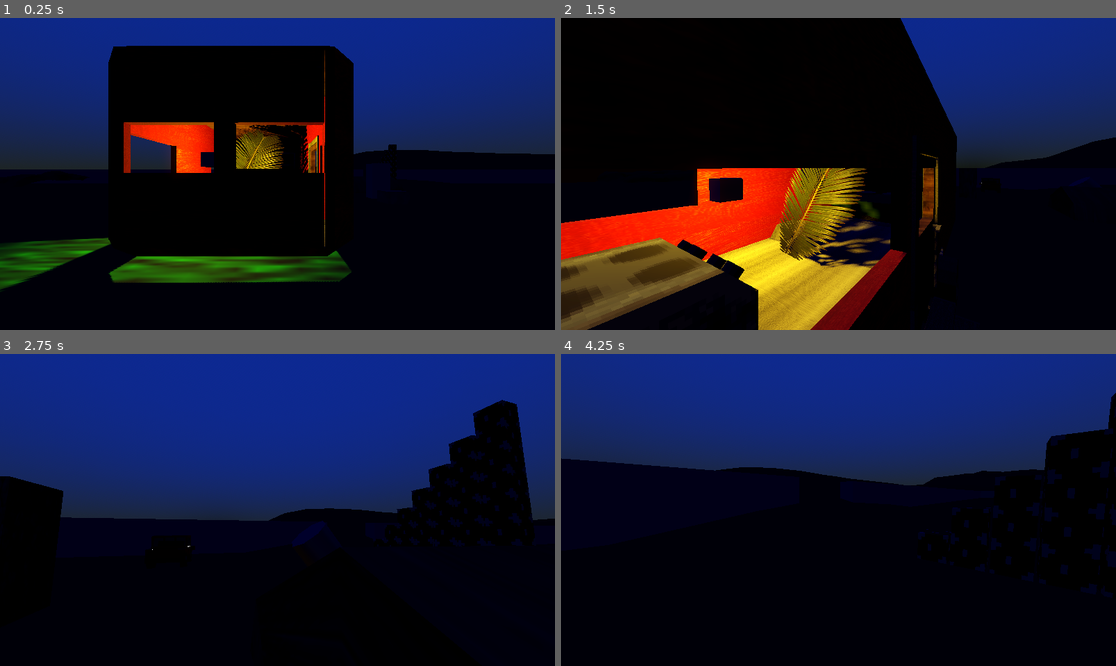
Above: before the commit, frames 1-4 (two rows, left to right).
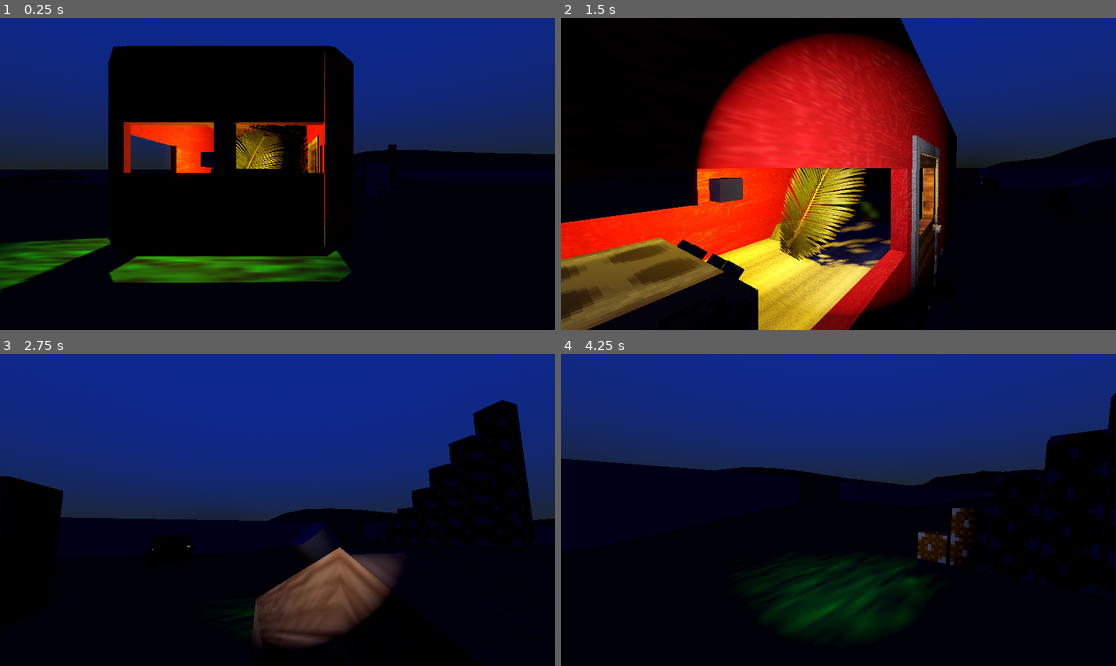
Above: after the commit, the same moments.

Repository: Solaros711/lockertesting
Game: Godot game, scene res://scenes/world.tscn
Same seed, same stepped clock (60 frames per second), same inputs: the game is played once before the commit and once after it.
Inputs (mouse positions are in pixels of both pictures, inside the frame that each line leads up to):
- Up to frame 1 (0.25 s): no input
- Up to frame 2 (1.5 s): move the mouse to (866, 174) at 0.52 s; hold W (forward) from 0.53 s (still down); tap F (flashlight, bound only after the commit) at 0.6 s; tap Space (jump) at 0.77 s; move the mouse to (810, 174) at 1.27 s; tap E (interact) at 1.35 s
- Up to frame 3 (2.75 s): keep holding W (forward); tap Space (jump) at 1.52 s; tap F (flashlight, bound only after the commit) at 1.55, 2.3 s; move the mouse to (288, 503) at 2.02 s; hold Shift (sprint) from 2.03 s (still down)
- Up to frame 4 (4.25 s): keep holding W (forward); move the mouse to (832, 516) at 2.77 s; release Shift (sprint) at 2.78 s; tap F (flashlight, bound only after the commit) at 2.85, 3.6 s; tap Space (jump) at 3.02, 3.77 s; move the mouse to (877, 513) at 3.52 s

The runs differ from the first frame. In frame 2, 25% of the frame differs, in the area x 24-70%, y 4-96%; in frame 3, 5.4%; in frame 4, 4.6%.

Commit message:
Added flashlight function, press f to turn flashlight on, still need to work on producing shadows.

Diff:
--- a/project.godot
+++ b/project.godot
@@ -68,6 +68,11 @@
 "events": [Object(InputEventKey,"resource_local_to_scene":false,"resource_name":"","device":-1,"window_id":0,"alt_press …(192 unchanged characters)…
 ]
 }
+flashlight={
+"deadzone": 0.2,
+"events": [Object(InputEventKey,"resource_local_to_scene":false,"resource_name":"","device":-1,"window_id":0,"alt_pressed":false,"shift_pressed":false,"ctrl_pressed":false,"meta_pressed":false,"pressed":false,"keycode":0,"physical_keycode":70,"key_label":0,"unicode":102,"location":0,"echo":false,"script":null)
+]
+}
 
 [rendering]
 
--- a/scenes/world.tscn
+++ b/scenes/world.tscn
@@ -145,15 +145,16 @@
 [node name="OmniLight3D" type="OmniLight3D" parent="world lighting/CSGBox3D"]
 transform = Transform3D(1, 0, 0, 0, 1, 0, 0, 0, 1, -0.0432158, 0.0116832, -0.0283546)
 light_color = Color(1, 0.760784, 0, 1)
-light_energy = 3.009
+light_energy = 3.366
 shadow_enabled = true
 
 [node name="TERRAIN2" parent="world lighting/CSGBox3D" instance=ExtResource("16_dss4m")]
 transform = Transform3D(-0.99997, 0, -0.00774915, 0, 1, 0, 0.00774915, 0, -0.99997, -33.7822, -1.68945, -13.4502)
 
-[node name="player" type="CharacterBody3D" parent="."]
+[node name="player" type="CharacterBody3D" parent="." node_paths=PackedStringArray("flashlight")]
 transform = Transform3D(1, 0, 0, 0, 1, 0, 0, 0, 1, 10.9533, 143.449, 90.1723)
 script = ExtResource("1_71j4m")
+flashlight = NodePath("head/Camera3D/Flashlight")
 
 [node name="MeshInstance3D" type="MeshInstance3D" parent="player"]
 transform = Transform3D(0.8, 0, 0, 0, 0.8, 0, 0, 0, 0.8, 0, 0, 0)
@@ -171,6 +172,11 @@
 [node name="RayCast3D" type="RayCast3D" parent="player/head/Camera3D"]
 transform = Transform3D(1, 0, 0, 0, -4.37114e-08, -1, 0, 1, -4.37114e-08, 0, 0, -0.274963)
 script = ExtResource("2_e3hyu")
+
+[node name="Flashlight" type="SpotLight3D" parent="player/head/Camera3D"]
+shadow_enabled = true
+spot_range = 0.0
+spot_angle = 34.95
 
 [node name="platforms" type="Node3D" parent="."]
 transform = Transform3D(1, 0.000758074, -0.000195153, -0.000758125, 1, -0.000245154, 0.000194955, 0.000245311, 1, 10.459, 142.717, 61.8386)
--- a/scripts/player/player.gd
+++ b/scripts/player/player.gd
@@ -5,6 +5,10 @@
 const JUMP_VELOCITY = 4.5
 
 var gravity = 9.81
+
+@export var flashlight: SpotLight3D
+var fl_toggle: bool = false
+
 
 @onready var head = $head
 @onready var camera = $head/Camera3D
@@ -31,6 +35,13 @@
 	if Input.is_action_just_pressed("jump") and is_on_floor():
 		velocity.y = JUMP_VELOCITY
 
+	if Input.is_action_just_pressed("flashlight"):
+		fl_toggle = !fl_toggle
+		if fl_toggle:
+			flashlight.spot_range = 5.0
+		else:
+			flashlight.spot_range = 0.0
+
 	# Get the input direction and handle the movement/deceleration.
 	# As good practice, you should replace UI actions with custom gameplay actions.
 	var input_dir := Input.get_vector("left", "right", "forward", "backward")
--- a/scripts/time/date_time.gd
+++ b/scripts/time/date_time.gd
@@ -86,7 +86,7 @@
 	else:
 		daytime = false
 
-	#print_date()
+	print_date()
 
 #Handles assigning a visable season based on the month.
 func handle_season(month: int):
